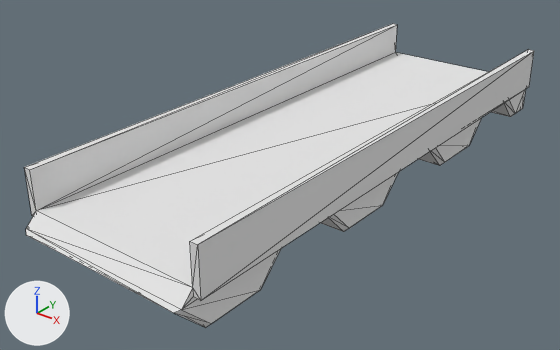
The OBJ model Freight Hopper/Assets/Art/Models/Train Cars/Carrier 1.obj, before and after one commit.
Camera for both pictures: a camera (50 mm lens) standing at (14.01, -20.63, 10.82) and looking at (-0.86, -2.05, -0.71). The axes (+X, +Y, +Z) are drawn at lower left. The lights are the same throughout. Mesh edges are drawn as thin lines. Where no turn or scale is listed for an object, it has been applied to the vertices.

Names of what the first picture shows: 'Carrier 1'.
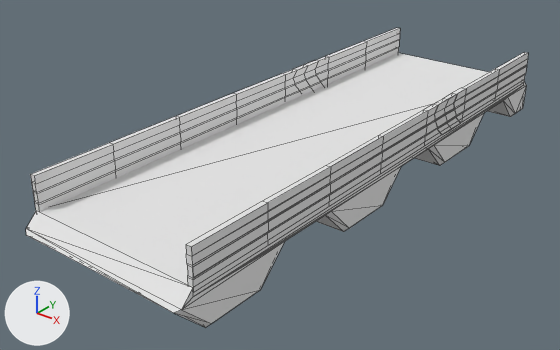
Changed parts and their boxes (x1, y1, x2, y2) in the pictures (560 x 350 px):
```json
{"object": "Carrier 1", "change": "reshaped", "before": [24, 24, 534, 328], "after": [26, 28, 528, 328]}
{"part": 1, "of": "me_carrier_1", "change": "added", "after": [186, 52, 528, 292]}
{"part": 2, "of": "me_carrier_1", "change": "added", "after": [30, 28, 400, 212]}
{"part": 3, "of": "me_carrier_1", "change": "cut back", "before": [190, 49, 534, 300], "after": [193, 84, 523, 296]}
{"part": 4, "of": "me_carrier_1", "change": "cut back", "before": [24, 24, 397, 216]}
```

Scene script edits in JSON lines:
```json
{"op": "add", "block": "mat_steel___satin_014", "code": ["mat_steel___satin_014 = principled_material('Steel_-_Satin.014')", "mat_steel___satin_014.base_color = (0.8, 0.8, 0.8)  # white #e7e7e7", "mat_steel___satin_014.roughness = 1.0"]}
{"op": "add", "block": "mat_steel___satin_009", "code": ["mat_steel___satin_009 = principled_material('Steel_-_Satin.009')", "mat_steel___satin_009.base_color = (0.8, 0.8, 0.8)  # white #e7e7e7", "mat_steel___satin_009.roughness = 1.0"]}
{"block": "me_carrier_1", "where": "# used by ob_carrier_1; location = (0.0, 0.0, 0.0)"}
{"op": "remove", "block": "me_carrier_1", "code": "me_carrier_1.from_pydata(...)  # 84 vertices, 164 faces; spans x -3.2..3.2, y -10.6..9.4, z -0.9..1.9"}
{"op": "add", "block": "me_carrier_1", "code": "me_carrier_1.from_pydata(...)  # 524 vertices, 586 faces; spans x -3.0..3.0, y -10.6..9.4, z -0.9..1.7"}
{"block": "me_carrier_1", "change": "me_carrier_1 part 1: a new loose piece of 226 vertices spanning x 2.8..3.0, y -10.1..8.9, z 0.5..1.7, in mat_steel___satin_003 (white #e7e7e7)"}
{"block": "me_carrier_1", "change": "me_carrier_1 part 2: a new loose piece of 226 vertices spanning x -3.0..-2.9, y -10.1..8.9, z 0.5..1.7, in mat_steel___satin_014 (white #e7e7e7)"}
{"block": "me_carrier_1", "change": "me_carrier_1 part 3"}
{"block": "me_carrier_1", "change": "6 vertices are removed from x 3.0..3.2, y -10.1..8.9, z 0.4..1.9"}
{"block": "me_carrier_1", "change": "14 faces are deleted"}
{"block": "me_carrier_1", "change": "1 new face joins them, mat_steel___satin_009 (white #e7e7e7)"}
{"block": "me_carrier_1", "change": "me_carrier_1 part 4"}
{"block": "me_carrier_1", "change": "6 vertices are removed from x -3.2..-3.0, y -10.1..8.9, z 0.4..1.9"}
{"block": "me_carrier_1", "change": "14 faces are deleted"}
{"block": "me_carrier_1", "change": "1 new face joins them, mat_steel___satin_009 (white #e7e7e7)"}
{"op": "add", "block": "me_carrier_1", "code": "me_carrier_1.materials.append(mat_steel___satin_009)  # white #e7e7e7"}
{"op": "add", "block": "me_carrier_1", "code": "me_carrier_1.materials.append(mat_steel___satin_014)  # white #e7e7e7"}
```
